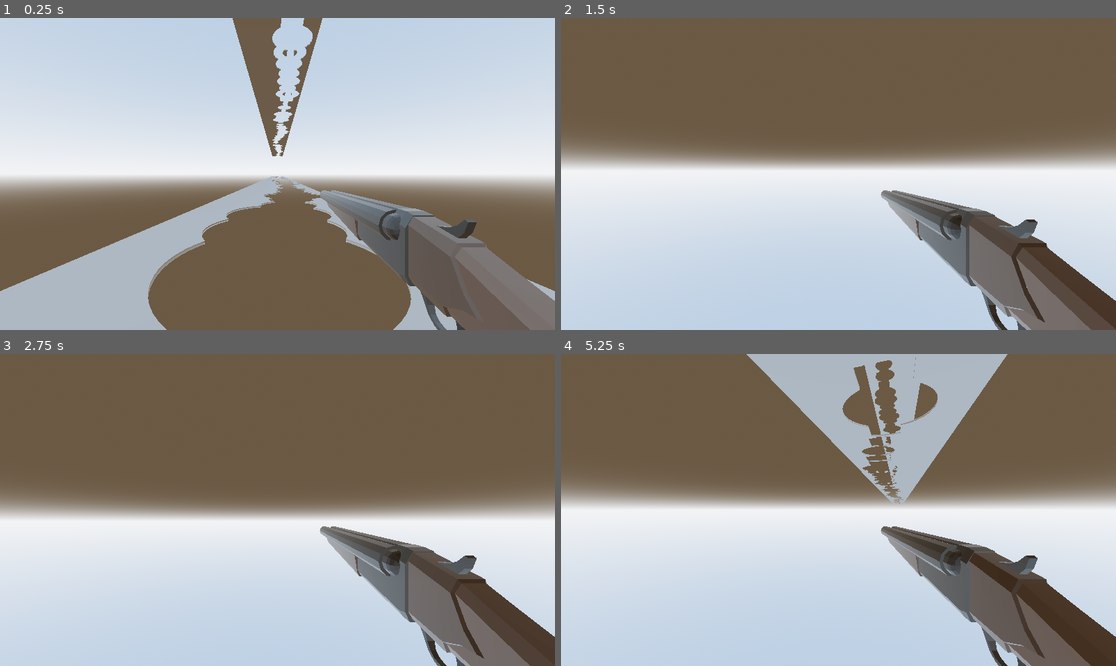
Above: before the commit, frames 1-4 (two rows, left to right).
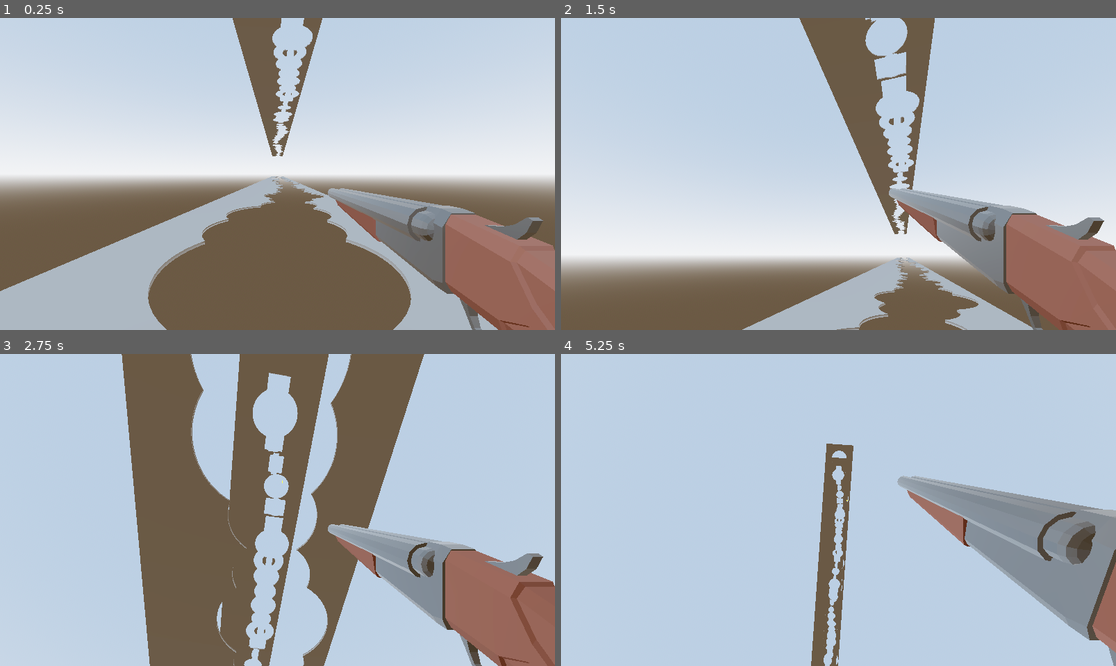
Above: after the commit, the same moments.

Repository: Games4Doritos/UWAGameJam2
Game: Godot game, scene res://Scenes/world.tscn
Same seed, same stepped clock (60 frames per second), same inputs: the game is played once before the commit and once after it. This scene is started directly instead of the project's main scene.
Inputs (mouse positions are in pixels of both pictures, inside the frame that each line leads up to):
- Up to frame 1 (0.25 s): no input
- Up to frame 2 (1.5 s): move the mouse to (866, 174) at 0.52 s; hold W (forward) from 0.53 s (still down); click (866, 174) at 0.6 s; tap Space (jump) at 0.77 s; move the mouse to (810, 174) at 1.27 s; tap Shift (run) at 1.35 s
- Up to frame 3 (2.75 s): keep holding W (forward); tap Space (jump) at 1.52 s; click (249, 510) at 1.55 s; move the mouse to (288, 503) at 2.02 s; click (288, 503) at 2.1 s
- Up to frame 4 (5.25 s): keep holding W (forward); move the mouse to (832, 516) at 2.77 s; click (832, 516) at 2.85 s; tap Space (jump) at 3.02, 3.77, 4.52 s; move the mouse to (877, 513) at 3.52 s; hold Shift (run) 3.53-4.28 s; click (877, 513) at 3.8 s; move the mouse to (794, 506) at 4.27 s; click (794, 506) at 4.35 s; move the mouse to (844, 510) at 5.02 s; click (844, 510) at 5.1 s

The runs differ from the first frame. In frame 1, 10% of the frame differs, in the area x 57-100%, y 54-100%; in frame 2, 80%, in the area x 0-100%, y 0-100%; in frame 3, 69%; in frame 4, 78%.

Commit message:
Merged me + Haxinator's changes
- Added bullets and bullet shooting
- Added gravity switching every 30 seconds
- Added recoil
- Added my previous changes

Diff:
--- /dev/null
+++ b/Scenes/bullet.tscn
@@ -0,0 +1,53 @@
+[gd_scene load_steps=7 format=3 uid="uid://ce34pydvq6he1"]
+
+[ext_resource type="Script" uid="uid://crui66bdi78id" path="res://Scripts/bullet.gd" id="1_xjght"]
+
+[sub_resource type="BoxMesh" id="BoxMesh_4mw4s"]
+
+[sub_resource type="StandardMaterial3D" id="StandardMaterial3D_4mw4s"]
+albedo_color = Color(0.9999997, 0.9017935, 0.5482584, 1)
+emission_enabled = true
+emission = Color(0.9719468, 0.9320157, 1.540184e-06, 1)
+emission_energy_multiplier = 5.0
+
+[sub_resource type="ParticleProcessMaterial" id="ParticleProcessMaterial_xjght"]
+direction = Vector3(-1, 0, 0)
+initial_velocity_min = 3.0
+initial_velocity_max = 5.0
+
+[sub_resource type="StandardMaterial3D" id="StandardMaterial3D_oduel"]
+albedo_color = Color(1, 0.9019608, 0.54901963, 1)
+emission_enabled = true
+emission = Color(0.972549, 0.93333334, 0, 1)
+emission_energy_multiplier = 8.0
+
+[sub_resource type="BoxMesh" id="BoxMesh_ycag2"]
+material = SubResource("StandardMaterial3D_oduel")
+size = Vector3(0.04, 0.04, 0.04)
+
+[node name="Bullet" type="Node3D"]
+script = ExtResource("1_xjght")
+
+[node name="MeshInstance3D" type="MeshInstance3D" parent="."]
+transform = Transform3D(-4.371139e-09, -1, 0, 0.1, -4.371139e-08, 0, 0, 0, 0.1, 0, 0, 0)
+mesh = SubResource("BoxMesh_4mw4s")
+surface_material_override/0 = SubResource("StandardMaterial3D_4mw4s")
+
+[node name="RayCast3D" type="RayCast3D" parent="."]
+transform = Transform3D(1, 0, 0, 0, 1, 0, 0, 0, 1, 0.50485915, 0, 0)
+target_position = Vector3(1, 0, 0)
+
+[node name="GPUParticles3D" type="GPUParticles3D" parent="."]
+transform = Transform3D(1, 0, 0, 0, 1, 0, 0, 0, 1, 1.6020231, 0, 0)
+emitting = false
+one_shot = true
+explosiveness = 1.0
+process_material = SubResource("ParticleProcessMaterial_xjght")
+draw_pass_1 = SubResource("BoxMesh_ycag2")
+
+[node name="Timer" type="Timer" parent="."]
+wait_time = 10.0
+one_shot = true
+autostart = true
+
+[connection signal="timeout" from="Timer" to="." method="_on_timer_timeout"]
--- a/Scenes/player.tscn
+++ b/Scenes/player.tscn
@@ -1,7 +1,7 @@
 [gd_scene load_steps=5 format=3 uid="uid://c32q2juqfnvxl"]
 
 [ext_resource type="Script" uid="uid://dudgtuopdexsv" path="res://Scripts/player.gd" id="1_rpqav"]
-[ext_resource type="PackedScene" uid="uid://darwuw5cvtoq7" path="res://Models/Shotgun Sawed Off.glb" id="2_kyqiw"]
+[ext_resource type="PackedScene" uid="uid://dv4ke34goy3tr" path="res://Scenes/shotgun.tscn" id="2_kyqiw"]
 
 [sub_resource type="CapsuleShape3D" id="CapsuleShape3D_kyqiw"]
 
@@ -30,5 +30,5 @@
 [node name="AxisIndicator" type="Node3D" parent="Yaw/Pitch/Camera3D"]
 transform = Transform3D(1, 0, 0, 0, 1, 0, 0, 0, 1, 0, -0.70562553, 0.325087)
 
-[node name="Shoty" parent="Yaw/Pitch/Camera3D" instance=ExtResource("2_kyqiw")]
-transform = Transform3D(-1.3113416e-08, 0, 0.29999998, 0, 0.29999998, 0, -0.29999998, 0, -1.3113416e-08, 0.29472744, -0.23932004, -0.17904043)
+[node name="shotgun" parent="Yaw/Pitch/Camera3D" instance=ExtResource("2_kyqiw")]
+transform = Transform3D(-1.3113417e-08, 0, 0.3, 0, 0.3, 0, -0.3, 0, -1.3113417e-08, 0.32701033, -0.22464943, -0.12705874)
--- /dev/null
+++ b/Scenes/shotgun.tscn
@@ -0,0 +1,115 @@
+[gd_scene load_steps=10 format=3 uid="uid://dv4ke34goy3tr"]
+
+[ext_resource type="PackedScene" uid="uid://darwuw5cvtoq7" path="res://Models/Shotgun Sawed Off.glb" id="1_0ym6k"]
+
+[sub_resource type="StandardMaterial3D" id="StandardMaterial3D_0ym6k"]
+albedo_color = Color(0.46666667, 0.46666667, 0.46666667, 1)
+metallic = 1.0
+metallic_specular = 1.0
+roughness = 0.4
+
+[sub_resource type="StandardMaterial3D" id="StandardMaterial3D_u0ide"]
+albedo_color = Color(0.5529412, 0.34901962, 0.29411766, 1)
+metallic = 0.2
+metallic_specular = 0.2
+roughness = 0.8
+
+[sub_resource type="StandardMaterial3D" id="StandardMaterial3D_8claw"]
+albedo_color = Color(0.5529412, 0.34901962, 0.29411766, 1)
+metallic = 0.2
+metallic_specular = 0.2
+roughness = 0.8
+
+[sub_resource type="StandardMaterial3D" id="StandardMaterial3D_0vijm"]
+albedo_color = Color(0.46666667, 0.46666667, 0.46666667, 1)
+metallic = 1.0
+metallic_specular = 1.0
+roughness = 0.4
+
+[sub_resource type="StandardMaterial3D" id="StandardMaterial3D_voe37"]
+albedo_color = Color(0.46666667, 0.46666667, 0.46666667, 1)
+metallic = 1.0
+metallic_specular = 1.0
+roughness = 0.4
+
+[sub_resource type="Animation" id="Animation_u0ide"]
+length = 0.001
+tracks/0/type = "value"
+tracks/0/imported = false
+tracks/0/enabled = true
+tracks/0/path = NodePath("RootNode/Shotgun_SawedOff:position")
+tracks/0/interp = 1
+tracks/0/loop_wrap = true
+tracks/0/keys = {
+"times": PackedFloat32Array(0),
+"transitions": PackedFloat32Array(1),
+"update": 0,
+"values": [Vector3(0, 0, 0)]
+}
+tracks/1/type = "value"
+tracks/1/imported = false
+tracks/1/enabled = true
+tracks/1/path = NodePath("RootNode/Shotgun_SawedOff:rotation")
+tracks/1/interp = 1
+tracks/1/loop_wrap = true
+tracks/1/keys = {
+"times": PackedFloat32Array(0),
+"transitions": PackedFloat32Array(1),
+"update": 0,
+"values": [Vector3(-1.5707964, 0, 0)]
+}
+
+[sub_resource type="Animation" id="Animation_0ym6k"]
+resource_name = "shoot"
+length = 0.3
+step = 0.01
+tracks/0/type = "value"
+tracks/0/imported = false
+tracks/0/enabled = true
+tracks/0/path = NodePath("RootNode/Shotgun_SawedOff:position")
+tracks/0/interp = 1
+tracks/0/loop_wrap = true
+tracks/0/keys = {
+"times": PackedFloat32Array(0, 0.04, 0.3),
+"transitions": PackedFloat32Array(1, 1, 1),
+"update": 0,
+"values": [Vector3(-0.06826383, 0, 0), Vector3(-0.5, 0, 0), Vector3(0, 0, 0)]
+}
+tracks/1/type = "value"
+tracks/1/imported = false
+tracks/1/enabled = true
+tracks/1/path = NodePath("RootNode/Shotgun_SawedOff:rotation")
+tracks/1/interp = 1
+tracks/1/loop_wrap = true
+tracks/1/keys = {
+"times": PackedFloat32Array(0, 0.04, 0.3),
+"transitions": PackedFloat32Array(1, 1, 1),
+"update": 0,
+"values": [Vector3(-1.5707964, -1.5707964, 1.5707964), Vector3(-1.2217305, -1.5707964, 1.5707964), Vector3(-1.5707964, -1.5707964, 1.5707964)]
+}
+
+[sub_resource type="AnimationLibrary" id="AnimationLibrary_8claw"]
+_data = {
+&"RESET": SubResource("Animation_u0ide"),
+&"shoot": SubResource("Animation_0ym6k")
+}
+
+[node name="shotgun" instance=ExtResource("1_0ym6k")]
+transform = Transform3D(-1.3113417e-08, 0, 0.3, 0, 0.3, 0, -0.3, 0, -1.3113417e-08, 0, 0, 0)
+
+[node name="Shotgun_SawedOff" parent="RootNode" index="0"]
+transform = Transform3D(100, 0, 0, 0, -4.371139e-06, 100, 0, -100, -4.371139e-06, 0, 0, 0)
+cast_shadow = 0
+surface_material_override/0 = SubResource("StandardMaterial3D_0ym6k")
+surface_material_override/1 = SubResource("StandardMaterial3D_u0ide")
+surface_material_override/2 = SubResource("StandardMaterial3D_8claw")
+surface_material_override/3 = SubResource("StandardMaterial3D_0vijm")
+surface_material_override/4 = SubResource("StandardMaterial3D_voe37")
+
+[node name="AnimationPlayer" type="AnimationPlayer" parent="." index="1"]
+libraries = {
+&"": SubResource("AnimationLibrary_8claw")
+}
+
+[node name="RayCast3D" type="RayCast3D" parent="." index="2"]
+transform = Transform3D(0.99999976, 0, -1.7763568e-14, 0, 0.99999976, 0, 1.7763568e-14, 0, 0.99999976, 3.1856983, 0.37646636, 0.0004039607)
--- a/Scenes/world.tscn
+++ b/Scenes/world.tscn
@@ -1,7 +1,7 @@
-[gd_scene load_steps=9 format=3 uid="uid://iwfgkvarjm0n"]
+[gd_scene load_steps=8 format=3 uid="uid://iwfgkvarjm0n"]
 
 [ext_resource type="Script" uid="uid://dj1wthwtr1vnm" path="res://Scripts/world.gd" id="1_a02cp"]
-[ext_resource type="PackedScene" uid="uid://c32q2juqfnvxl" path="res://Scenes/Player.tscn" id="3_5a7ea"]
+[ext_resource type="PackedScene" uid="uid://c32q2juqfnvxl" path="res://Scenes/player.tscn" id="3_5a7ea"]
 [ext_resource type="PackedScene" uid="uid://drljc12idjfwg" path="res://Scenes/pauseMenu.tscn" id="3_8j60k"]
 [ext_resource type="PackedScene" uid="uid://cyxhqcptr46vf" path="res://Scenes/platform.tscn" id="4_8j60k"]
 
@@ -19,8 +19,6 @@
 tonemap_white = 2.38
 glow_enabled = true
 adjustment_brightness = 6.76
-
-[sub_resource type="PrismMesh" id="PrismMesh_8j60k"]
 
 [node name="Node3D2" type="Node3D"]
 script = ExtResource("1_a02cp")
@@ -40,7 +38,8 @@
 [node name="topPlatform" parent="." instance=ExtResource("4_8j60k")]
 transform = Transform3D(1, 0, 0, 0, 1, 0, 0, 0, 1, 0, 20, -100)
 
-[node name="CSGMesh3D" type="CSGMesh3D" parent="."]
-transform = Transform3D(1, 0, 0, 0, 1, 0, 0, 0, 1, 0, 3.5662155, 8.462226)
-use_collision = true
-mesh = SubResource("PrismMesh_8j60k")
+[node name="gravityTimer" type="Timer" parent="."]
+wait_time = 30.0
+autostart = true
+
+[connection signal="timeout" from="gravityTimer" to="." method="_on_gravity_timer_timeout"]
--- /dev/null
+++ b/Scripts/bullet.gd
@@ -0,0 +1,26 @@
+extends Node3D
+
+@onready var mesh = $MeshInstance3D
+@onready var raycast = $RayCast3D
+@onready var particles = $GPUParticles3D
+
+const SPEED = 40.0
+
+# Called when the node enters the scene tree for the first time.
+func _ready() -> void:
+	pass # Replace with function body.
+
+
+# Called every frame. 'delta' is the elapsed time since the previous frame.
+func _process(delta: float) -> void:
+	position += transform.basis * Vector3(SPEED, 0, 0) * delta
+
+	if raycast.is_colliding():
+		mesh.visible = false
+		particles.emitting = true
+		await get_tree().create_timer(1.0).timeout
+		queue_free()
+
+
+func _on_timer_timeout() -> void:
+	queue_free()
--- a/Scripts/player.gd
+++ b/Scripts/player.gd
@@ -7,6 +7,11 @@
 @onready var cam = $Yaw/Pitch/Camera3D
 @onready var yaw = $Yaw
 @onready var pitch = $Yaw/Pitch
+@onready var gun_anim = $Yaw/Pitch/Camera3D/shotgun/AnimationPlayer
+@onready var raycast = $Yaw/Pitch/Camera3D/shotgun/RayCast3D
+
+var bullet = preload("res://Scenes/bullet.tscn")
+var bulletInstance
 
 var gravity = ProjectSettings.get_setting("physics/3d/default_gravity")
 var isPaused = false
@@ -18,6 +23,7 @@
 	pauseMenu = get_tree().get_first_node_in_group("pauseMenu")
 
 func flip_gravity():
+	gravity = -gravity
 	flip *= -1
 	up_direction.y *= -1
 
@@ -29,12 +35,6 @@
 
 
 func _unhandled_input(event: InputEvent) -> void:
-	if event is InputEventMouseButton and event.button_index == MOUSE_BUTTON_LEFT and not pauseMenu.isPaused and event.pressed and not pauseMenu.leftmouseDead:
-		gravity = -gravity
-
-		flip_gravity()
-
-
 	if event is InputEventMouseMotion:
 		yaw.rotate_y(-event.relative.x * SENSITIVITY * flip)
 		pitch.rotate_x(-event.relative.y * SENSITIVITY)
@@ -72,4 +72,12 @@
 
 		position += movement_dir_3d * SPEED * delta
 
+		if Input.is_action_just_pressed("shoot") and !gun_anim.is_playing():
+			bulletInstance = bullet.instantiate()
+			bulletInstance.position = raycast.global_position
+			bulletInstance.transform.basis = raycast.global_transform.basis
+			get_parent().add_child(bulletInstance)
+			gun_anim.play("shoot")
+			pitch.rotation.x = clamp(pitch.rotation.x + PI/8, -PI/2, PI/2)
+
 	move_and_slide()
--- a/Scripts/world.gd
+++ b/Scripts/world.gd
@@ -1,5 +1,11 @@
 extends Node3D
+
+@onready var player = $player
 
 func _ready() -> void:
 	Input.mouse_mode = Input.MOUSE_MODE_CAPTURED
 	get_tree().paused = false
+
+
+func _on_gravity_timer_timeout() -> void:
+	player.flip_gravity()
--- a/project.godot
+++ b/project.godot
@@ -51,6 +51,11 @@
 "events": [Object(InputEventKey,"resource_local_to_scene":false,"resource_name":"","device":-1,"window_id":0,"alt_press …(191 unchanged characters)…
 ]
 }
+shoot={
+"deadzone": 0.2,
+"events": [Object(InputEventMouseButton,"resource_local_to_scene":false,"resource_name":"","device":-1,"window_id":0,"alt_pressed":false,"shift_pressed":false,"ctrl_pressed":false,"meta_pressed":false,"button_mask":1,"position":Vector2(308, 15),"global_position":Vector2(317, 63),"factor":1.0,"button_index":1,"canceled":false,"pressed":true,"double_click":false,"script":null)
+]
+}
 run={
 "deadzone": 0.2,
 "events": [Object(InputEventKey,"resource_local_to_scene":false,"resource_name":"","device":-1,"window_id":0,"alt_press …(195 unchanged characters)…
Not shown, added: Scripts/bullet.gd.uid
